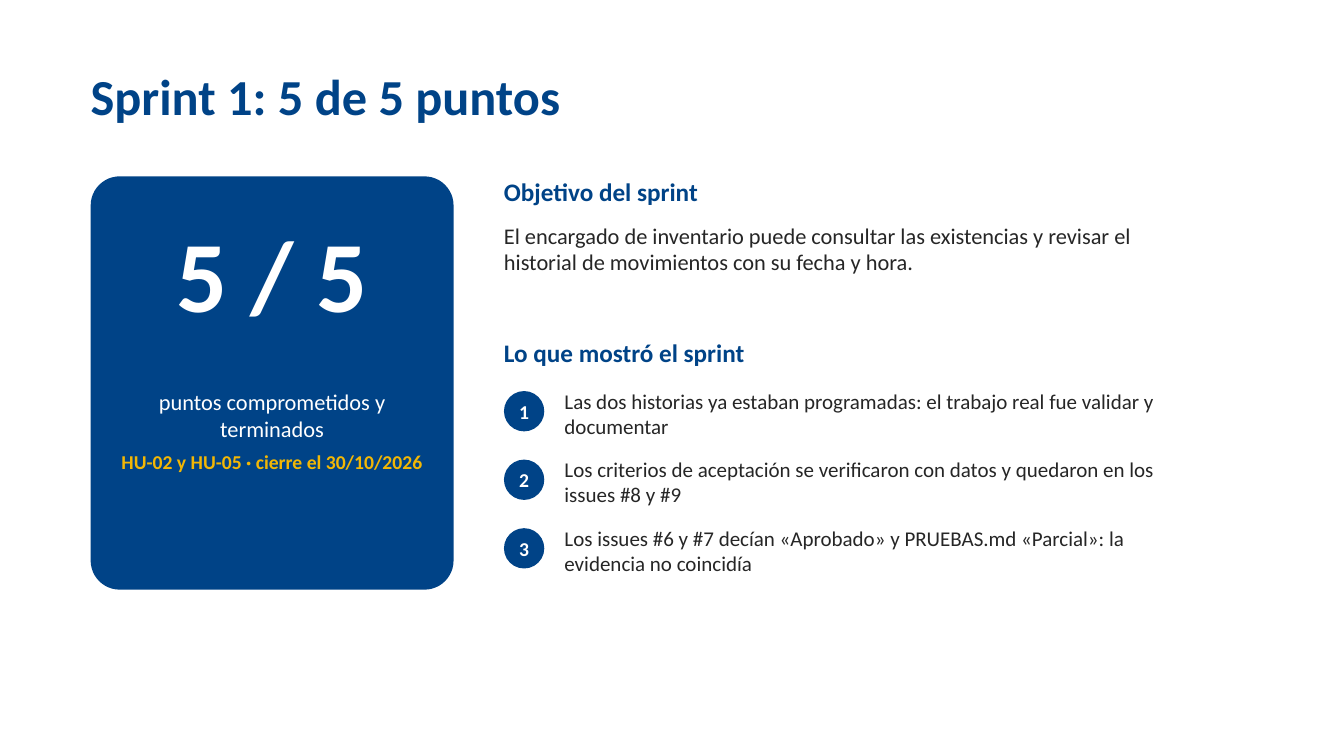
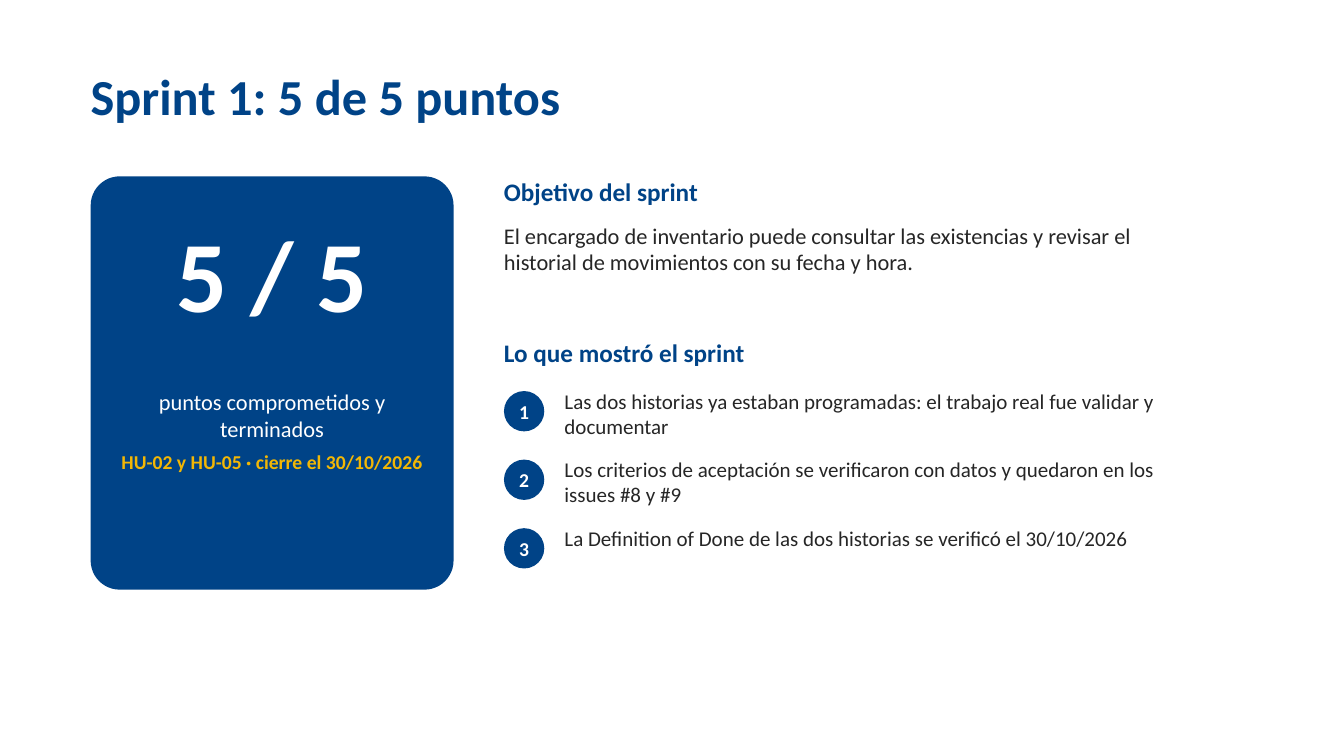
Before and after one commit to steveenbaez1-collab/ProyectoPapeler-a, a slide deck: slide 9 of docs/entrega-final/Sustentacion_Inventario_Papeleria.pptx (slide 7 before the commit). Drawn at 1344x756 pixels with LibreOffice and Linux fonts; fonts in the diff are those of the drawing; background and template pictures are left out. Boxes give left, top, right and bottom in pixels: in the first picture for what was removed or moved away, otherwise in the second. Text is boxed around its words. In the diff, an @@ line names an element or a change of style, - is before the commit and + after.

```diff
--- a/docs/entrega-final/Sustentacion_Inventario_Papeleria.pptx
+++ b/docs/entrega-final/Sustentacion_Inventario_Papeleria.pptx
@@ text at [564, 531, 1127, 547]: text changed @@
-Los issues #6 y #7 decían «Aprobado» y PRUEBAS.md «Parcial»: la evidencia no coincidía
+La Definition of Done de las dos historias se verificó el 30/10/2026
```
Also in this commit, not shown: 3 other slides changed, 3 slides added.
